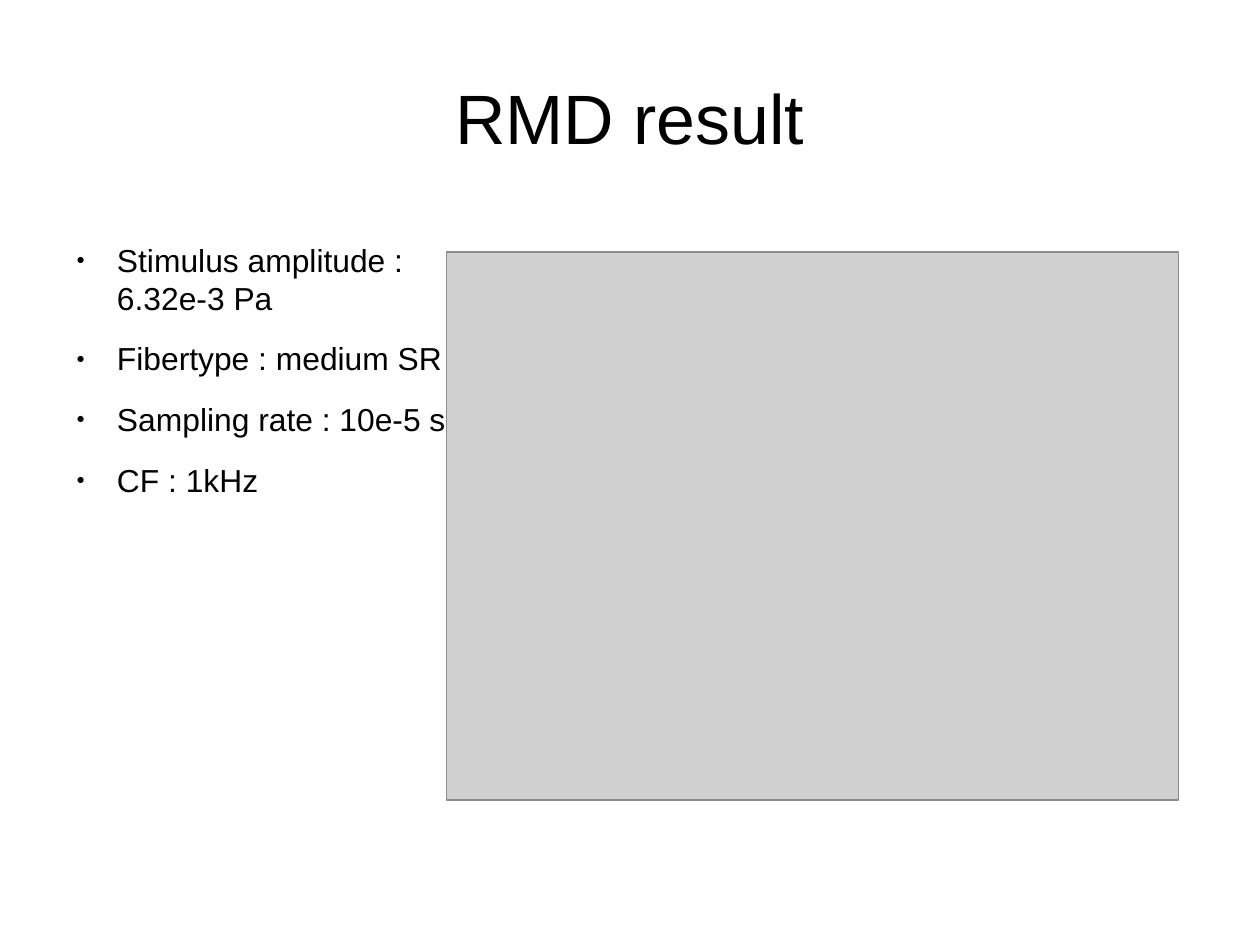
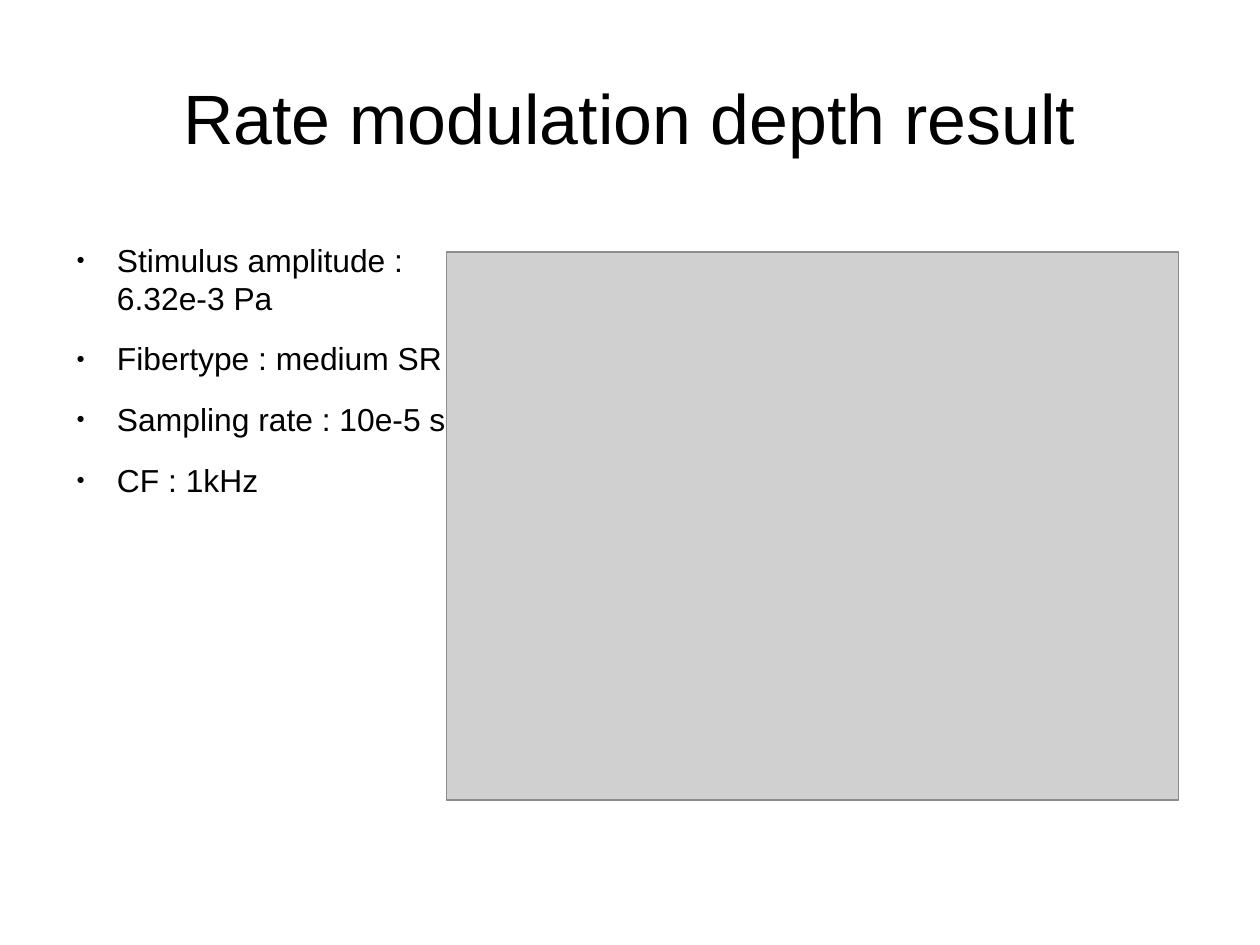
Before and after one commit to MaelleC/auditory-things, a slide deck: slide 15 of presentation/pres1.odp. Drawn at 1260x945 pixels with LibreOffice and Linux fonts; fonts in the diff are those of the drawing; grey boxes stand for pictures. Boxes give left, top, right and bottom in pixels: in the first picture for what was removed or moved away, otherwise in the second. Text is boxed around its words. In the diff, an @@ line names an element or a change of style, - is before the commit and + after.

```diff
--- a/presentation/pres1.odp
+++ b/presentation/pres1.odp
@@ title at box(183, 93, 1076, 157): text changed @@
-RMD result
+Rate modulation depth result
```
Also in this commit, not shown: 9 other slides changed, 1 other file.
